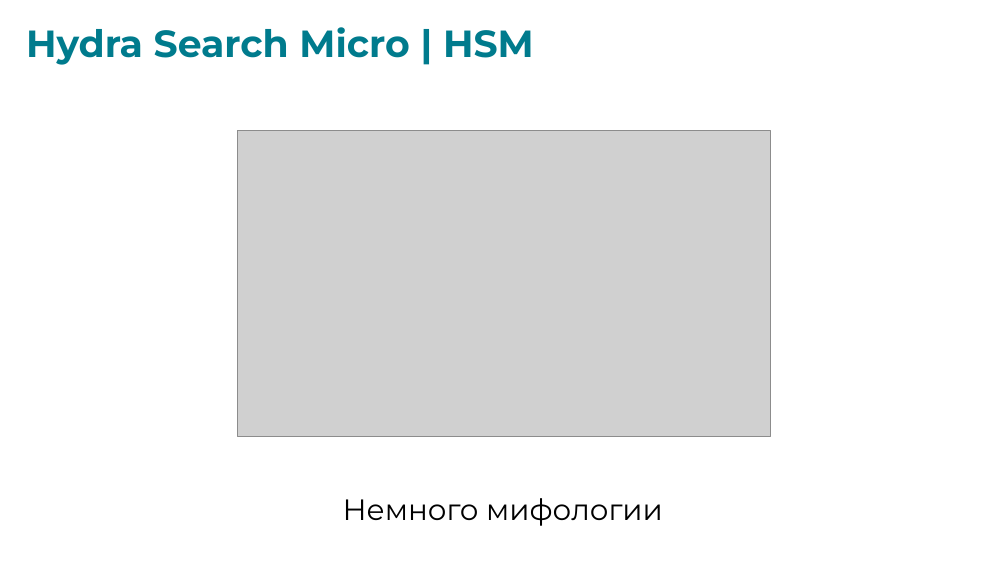
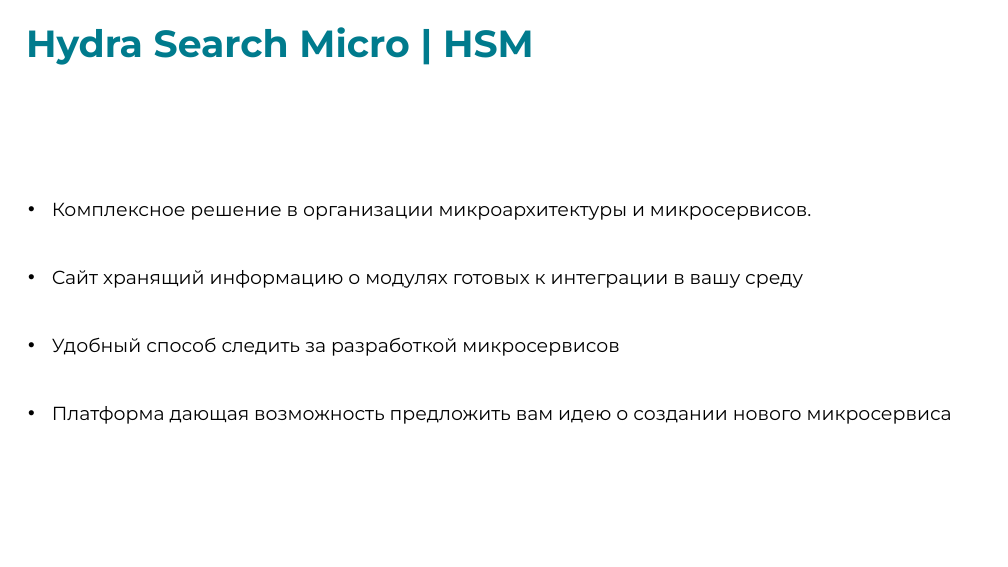
Before and after one commit to vapersan/changellenge, a slide deck: slide 6 of prezentation/HSM.pptx. Drawn at 1008x567 pixels with LibreOffice and Linux fonts; fonts in the diff are those of the drawing; grey boxes stand for pictures. Boxes give left, top, right and bottom in pixels: in the first picture for what was removed or moved away, otherwise in the second. Text is boxed around its words. In the diff, an @@ line names an element or a change of style, - is before the commit and + after.

```diff
--- a/prezentation/HSM.pptx
+++ b/prezentation/HSM.pptx
@@ picture removed at bbox=[238, 131, 771, 436] @@
@@ text added at bbox=[52, 202, 952, 424], 18 pt, text #000000 @@
+• Комплексное решение в организации микроархитектуры и микросервисов.
+• Сайт хранящий информацию о модулях готовых к интеграции в вашу среду
+• Удобный способ следить за разработкой микросервисов
+• Платформа дающая возможность предложить вам идею о создании нового микросервиса
@@ text removed at bbox=[343, 498, 663, 526] @@
-Немного мифологии
```
Also in this commit, not shown: 3 other slides changed, 7 slides removed, 1 other file.
